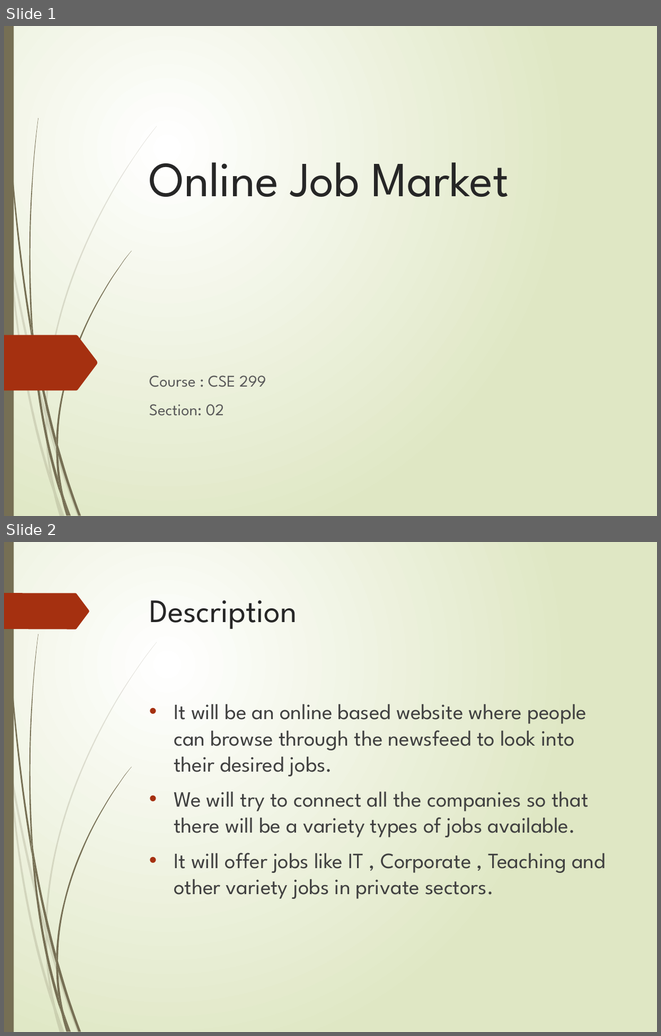
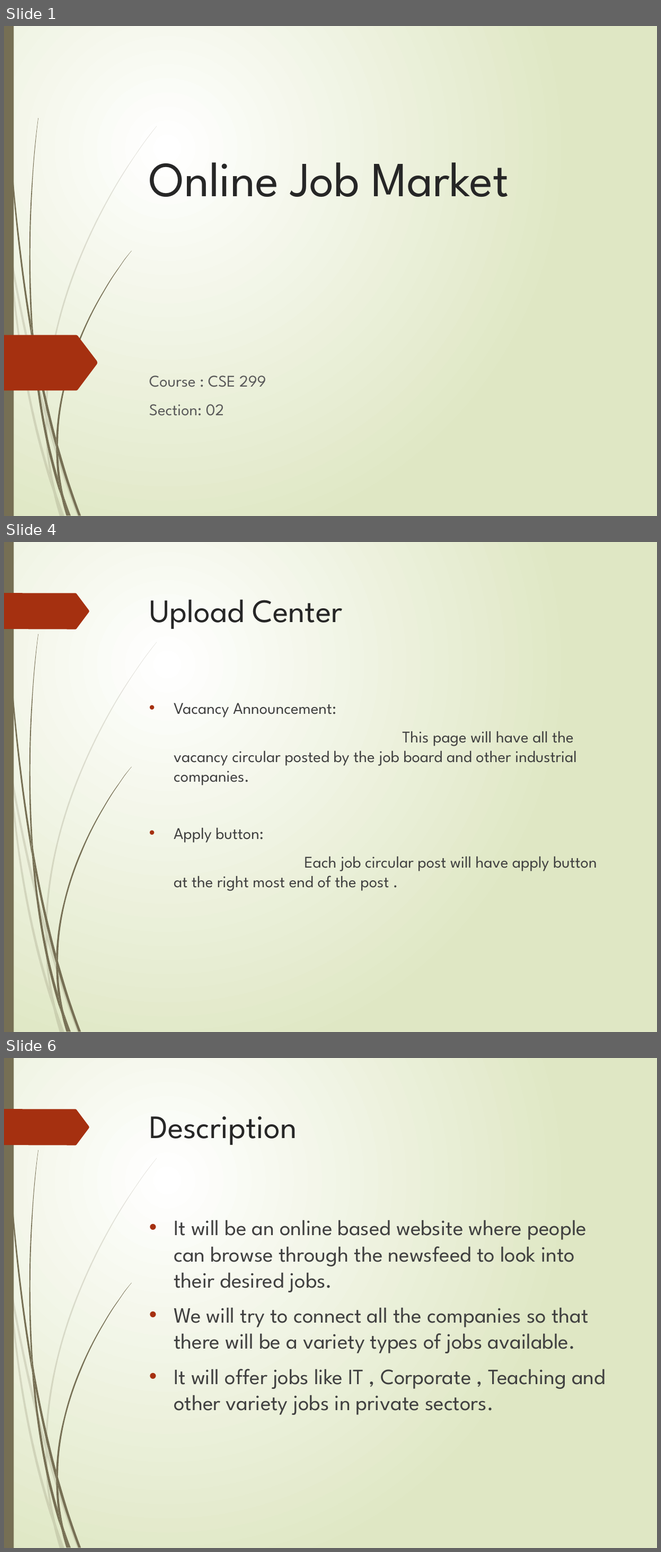
Before and after one commit to nsuspring2019cse299sec2/Group-3, a slide deck: Documentation/Project Proposal/Group_3_project_proposal.pptx. Shown one above the other, each under a label of ours: slides 1 and 2 before the commit, slides 1, 4 and 6 after it; the slides between them are not shown. The pictures are 661x1036 and 661x1552 pixels, drawn with LibreOffice and Linux fonts; fonts in the diff are those of the drawing. Boxes give left, top, right and bottom in pixels: in the first picture for what was removed or moved away, otherwise in the second. Text is boxed around its words. In the diff, an @@ line names an element or a change of style, - is before the commit and + after.

Commit message:
Change in feature description
Specific feature description have been added to individual features of the web app .

```diff
--- a/Documentation/Project Proposal/Group_3_project_proposal.pptx
+++ b/Documentation/Project Proposal/Group_3_project_proposal.pptx
@@ slide 4 added at [4, 542, 657, 1032], background gradient #FFFFFF to #DFE8C4; not listed: 24 template elements that a slide beside it also shows @@
@@ title added at [149, 599, 343, 629], 36 pt, text #262626 @@
+Upload Center
@@ text added at [174, 703, 597, 891], 18 pt, text #404040 @@
+• Vacancy Announcement:
+This page will have all the vacancy circular posted by the job board and other industrial companies.
+• Apply button:
+Each job circular post will have apply button at the right most end of the post .
@@ what was slide 2 is now slide 6 @@
```
Also in this commit, not shown: 3 other slides added.
